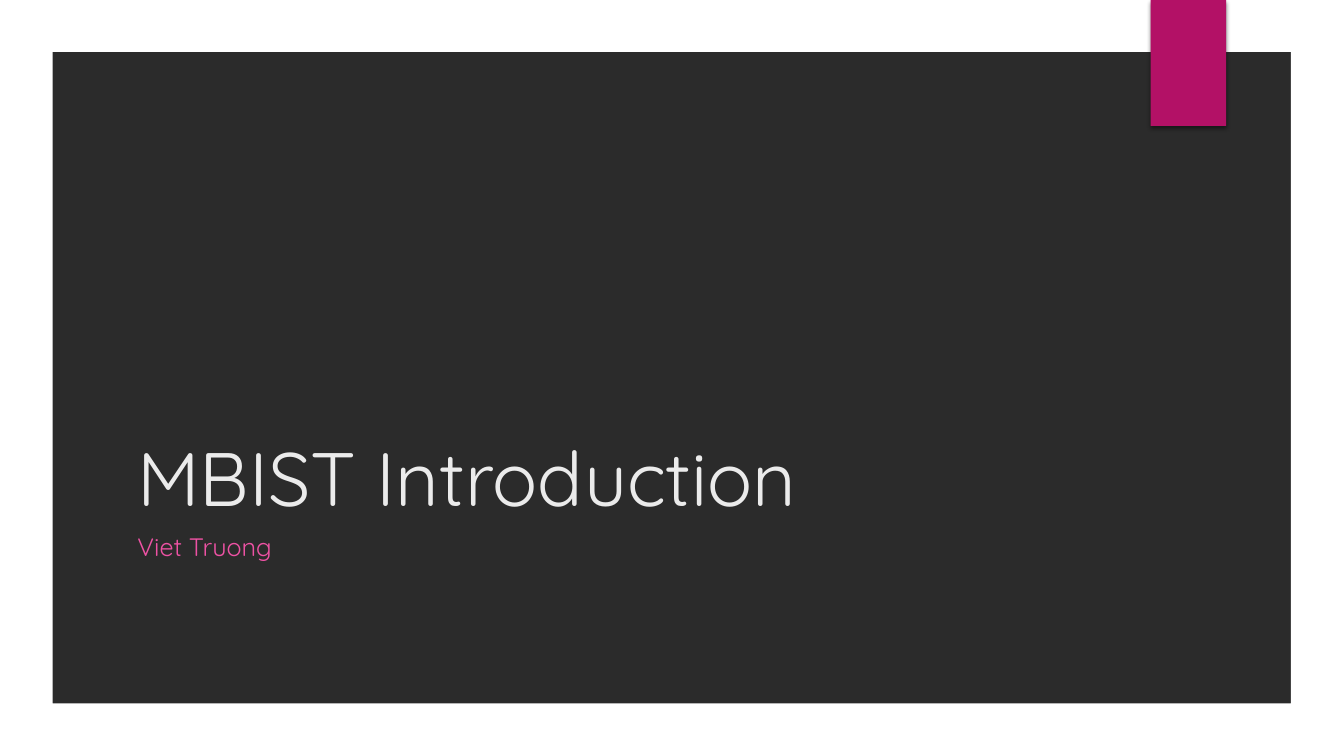
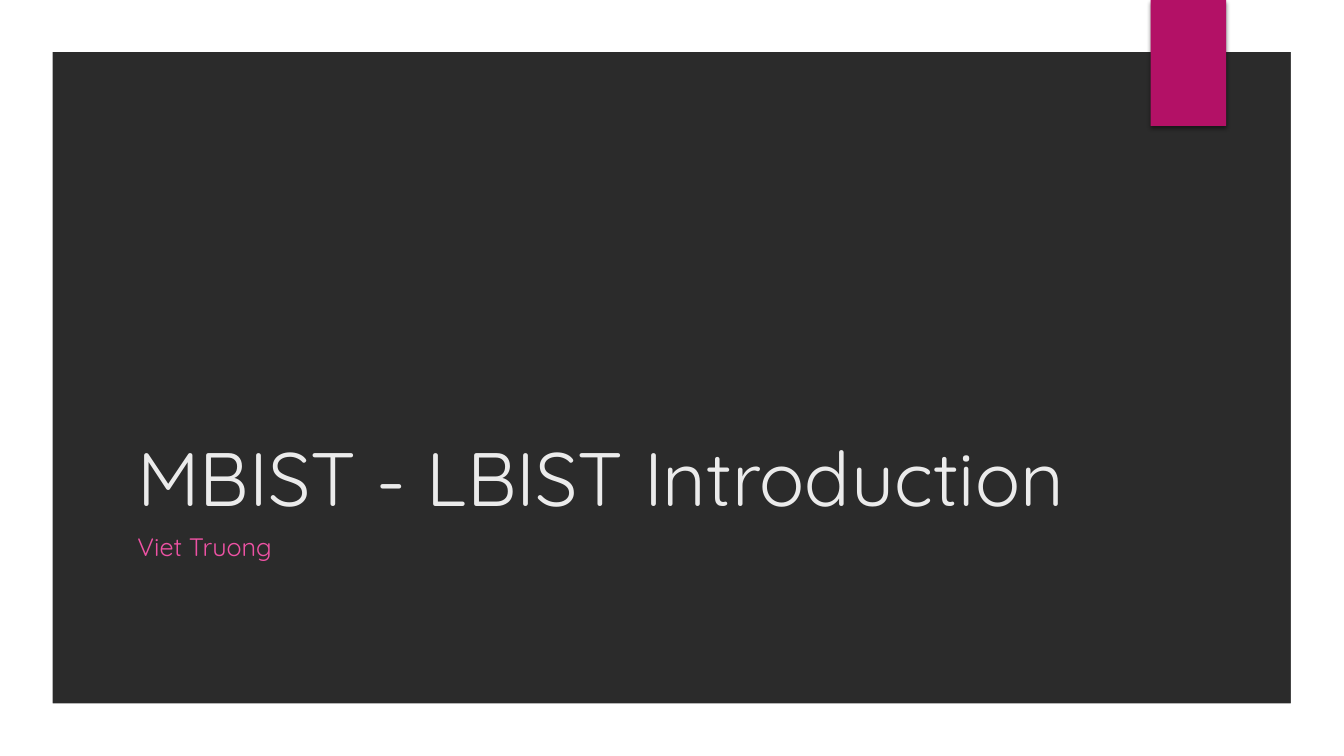
Before and after one commit to nguyenquanicd/VLSITech_Study, a slide deck: slide 1 of DFT_DesignForTest/MBIST_LBIST_Introduction.pptx. Drawn at 1344x756 pixels with LibreOffice and Linux fonts; fonts in the diff are those of the drawing; background and template pictures are left out; a plain dark background stands for a picture behind light text. Boxes give left, top, right and bottom in pixels: in the first picture for what was removed or moved away, otherwise in the second. Text is boxed around its words. In the diff, an @@ line names an element or a change of style, - is before the commit and + after.

Commit message:
Update Lbist

```diff
--- a/DFT_DesignForTest/MBIST_LBIST_Introduction.pptx
+++ b/DFT_DesignForTest/MBIST_LBIST_Introduction.pptx
@@ title at <box>137,450,1064,507</box>: text changed @@
-MBIST Introduction
+MBIST - LBIST Introduction
```
Also in this commit, not shown: 5 other slides changed, 2 slides removed.
